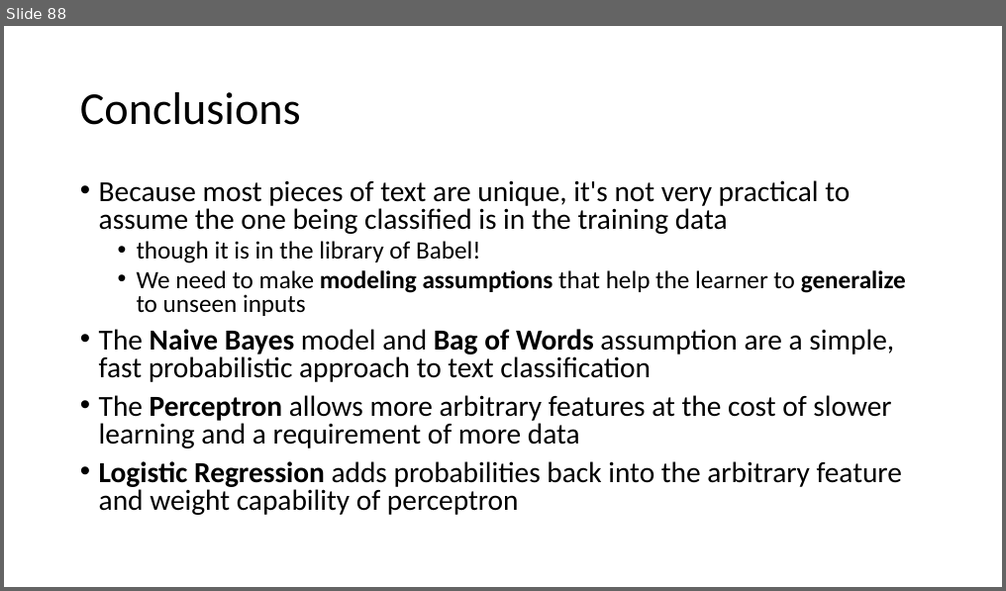
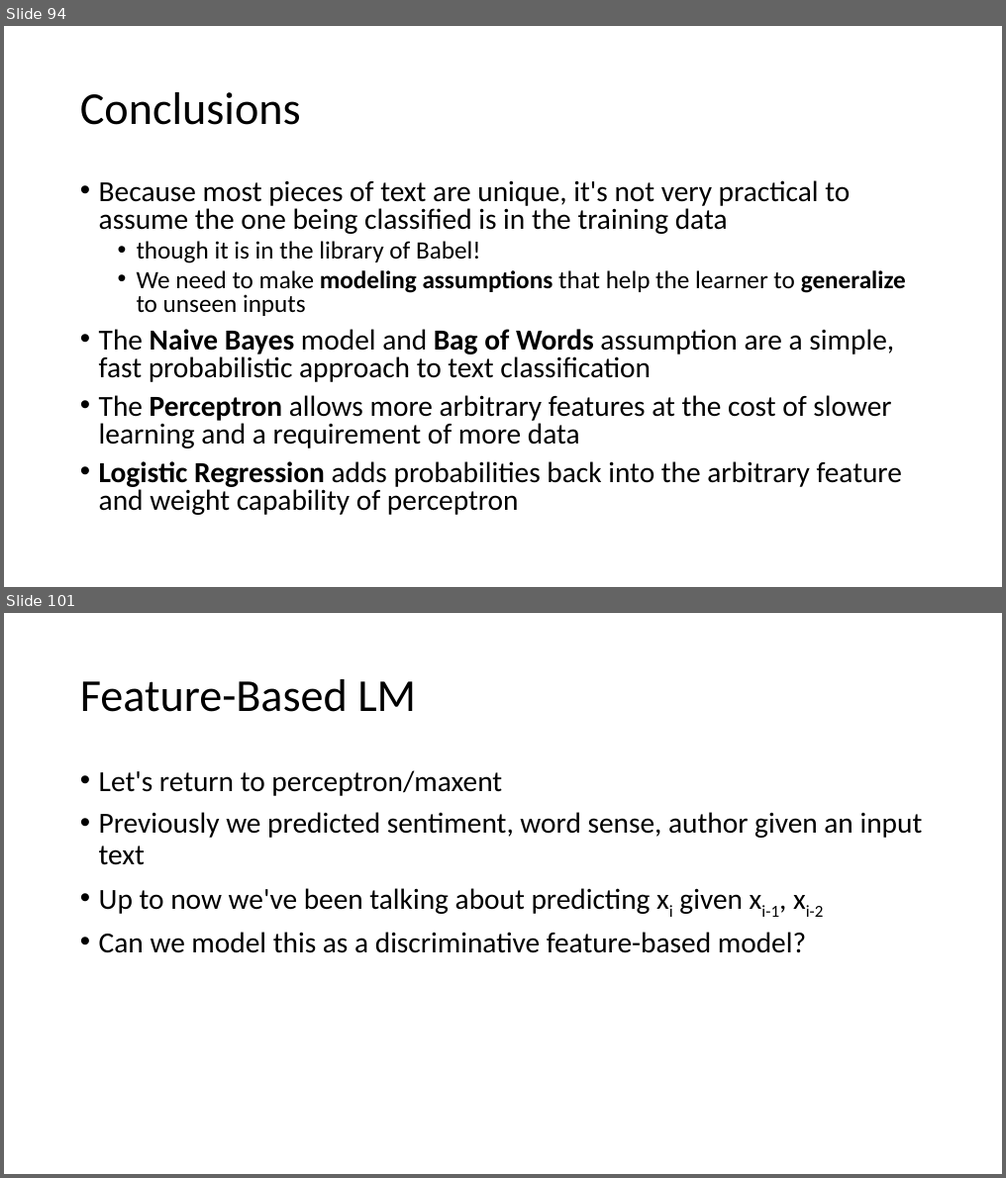
Before and after one commit to isi-nlp/csci_544_fa_18_slides, a slide deck: review_1003.pptx. Shown one above the other, each under a label of ours: slide 88 before the commit, slides 94 and 101 after it; the slides between them are not shown. The pictures are 1006x591 and 1006x1178 pixels, drawn with LibreOffice and Linux fonts; fonts in the diff are those of the drawing. Boxes give left, top, right and bottom in pixels: in the first picture for what was removed or moved away, otherwise in the second. Text is boxed around its words. In the diff, an @@ line names an element or a change of style, - is before the commit and + after.

```diff
--- a/review_1003.pptx
+++ b/review_1003.pptx
@@ slide 101 added at [4, 613, 1002, 1174], background #FFFFFF @@
@@ title added at [80, 679, 416, 712], 44 pt, text #000000 @@
+Feature-Based LM
@@ text added at [99, 770, 923, 954], 28 pt, text #000000 @@
+• Let's return to perceptron/maxent
+• Previously we predicted sentiment, word sense, author given an input text
+• Up to now we've been talking about predicting xi given xi-1, xi-2
+• Can we model this as a discriminative feature-based model?
@@ what was slide 88 is now slide 94 @@
```
Also in this commit, not shown: 1 slide changed, 48 other slides added.
